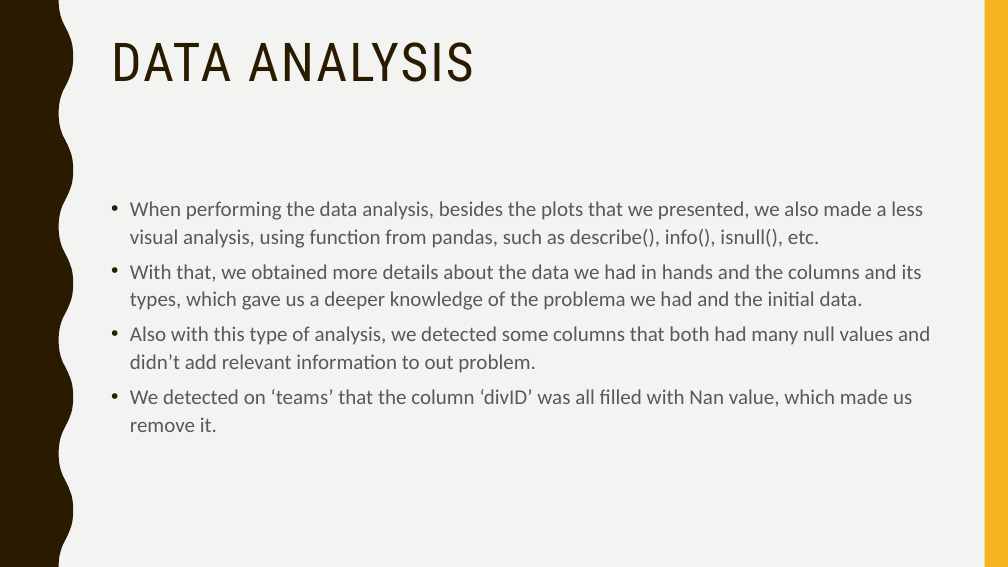
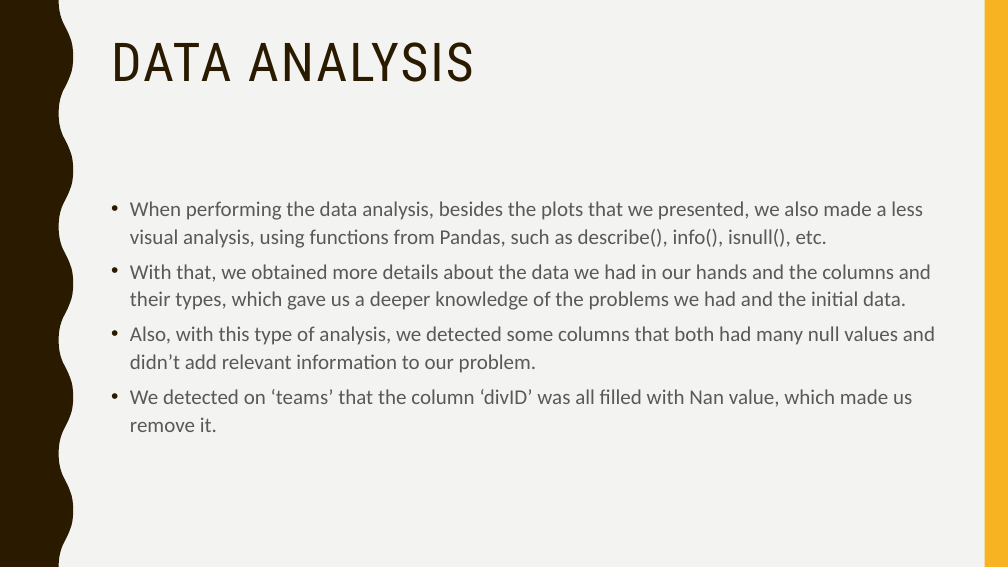
Before and after one commit to afs202005277/AC, a slide deck: slide 26 of ppt projeto.pptx. Drawn at 1008x567 pixels with LibreOffice and Linux fonts; fonts in the diff are those of the drawing. Boxes give left, top, right and bottom in pixels: in the first picture for what was removed or moved away, otherwise in the second. Text is boxed around its words. In the diff, an @@ line names an element or a change of style, - is before the commit and + after.

```diff
--- a/ppt projeto.pptx
+++ b/ppt projeto.pptx
@@ text at bbox=[130, 201, 935, 373]: text changed @@
-• When performing the data analysis, besides the plots that we presented, we also made a less visual analysis, using function from pandas, such as describe(), info(), isnull(), etc.
-• With that, we obtained more details about the data we had in hands and the columns and its types, which gave us a deeper knowledge of the problema we had and the initial data.
-• Also with this type of analysis, we detected some columns that both had many null values and didn’t add relevant information to out problem.
+• When performing the data analysis, besides the plots that we presented, we also made a less visual analysis, using functions from Pandas, such as describe(), info(), isnull(), etc.
+• With that, we obtained more details about the data we had in our hands and the columns and their types, which gave us a deeper knowledge of the problems we had and the initial data.
+• Also, with this type of analysis, we detected some columns that both had many null values and didn’t add relevant information to our problem.
```
Also in this commit, not shown: 21 other slides changed.
